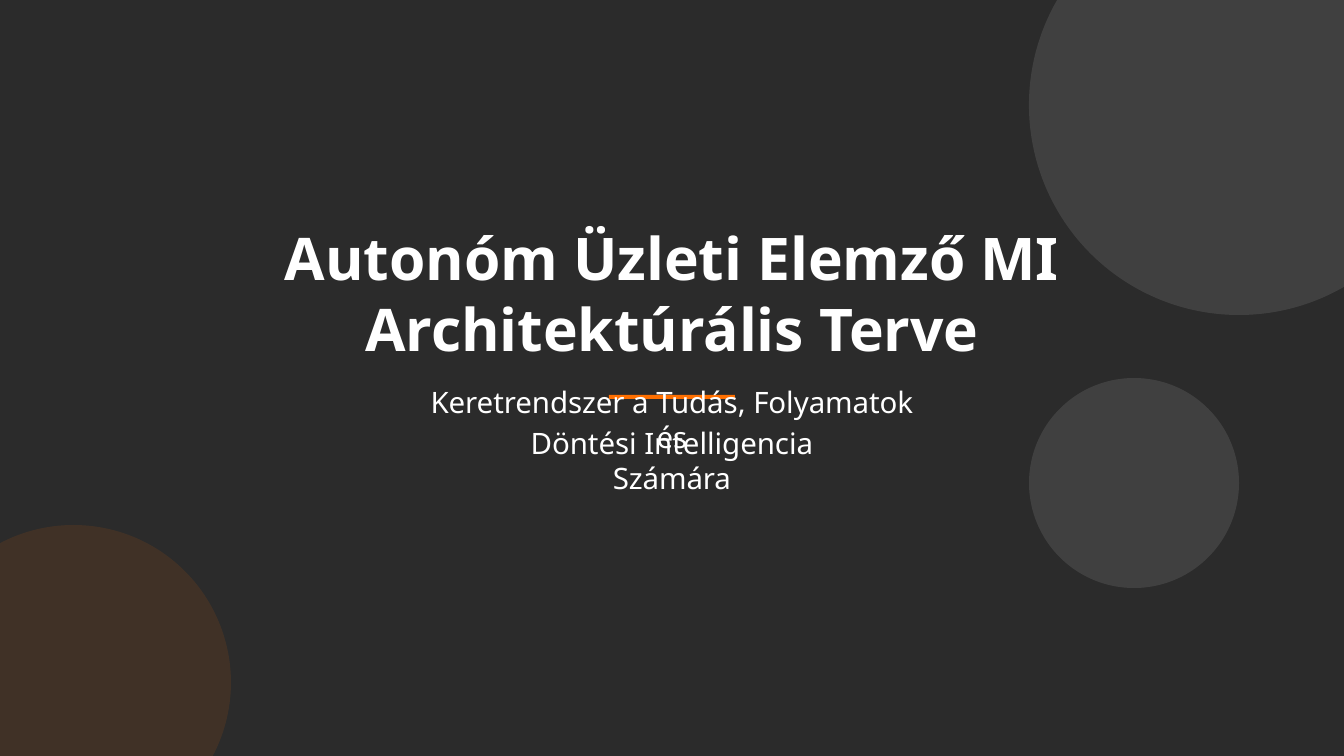
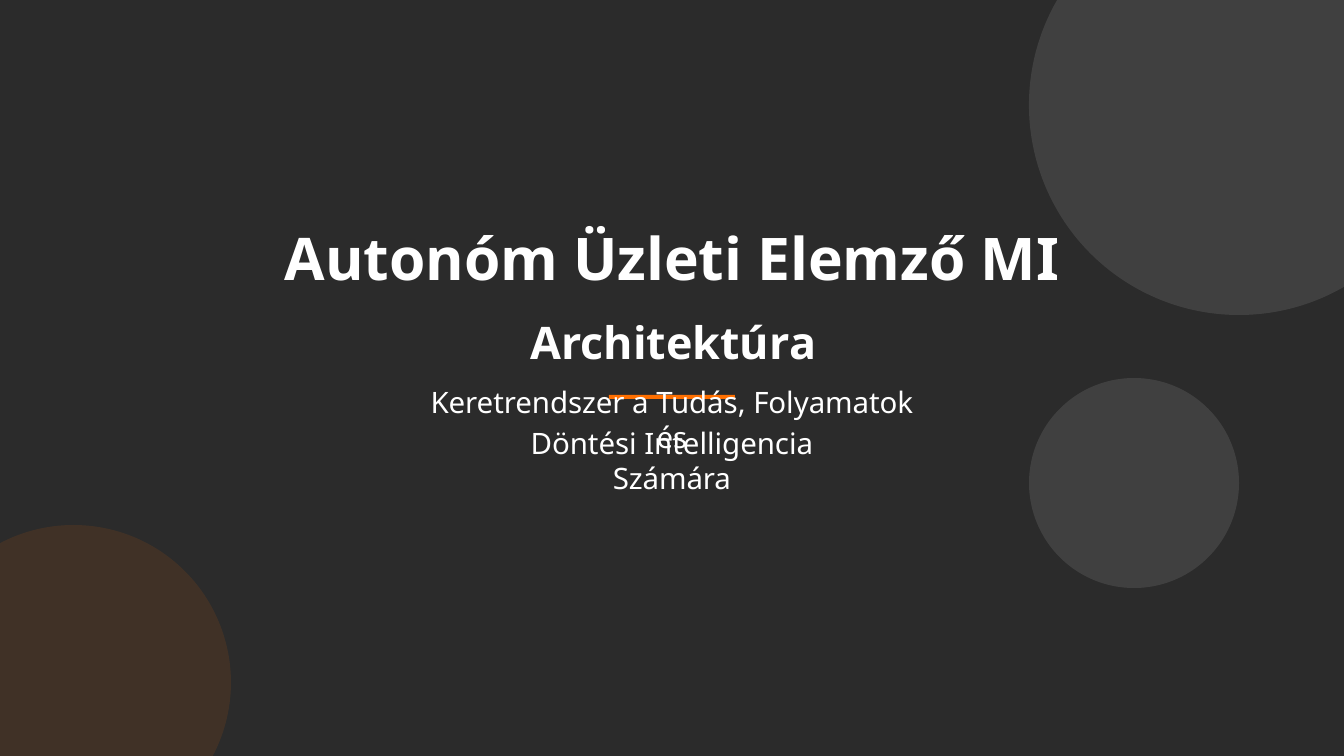
Before and after one commit to markbunyevacz/ba-ai-demo, a slide deck: slide 1 of docs/Autonóm_Üzleti_Elemző_MI_Architektúrális_Terve_3.1.pptx. Drawn at 1344x756 pixels with LibreOffice and Linux fonts; fonts in the diff are those of the drawing; background and template pictures are left out; a plain dark background stands for a picture behind light text. Boxes give left, top, right and bottom in pixels: in the first picture for what was removed or moved away, otherwise in the second. Text is boxed around its words. In the diff, an @@ line names an element or a change of style, - is before the commit and + after.

```diff
--- a/docs/Autonóm_Üzleti_Elemző_MI_Architektúrális_Terve_3.1.pptx
+++ b/docs/Autonóm_Üzleti_Elemző_MI_Architektúrális_Terve_3.1.pptx
@@ text at [530, 324, 816, 360]: text changed; size 31.5 to 24 pt @@
-Architektúrális Terve
+Architektúra
```
Also in this commit, not shown: 2 other slides changed, 6 other files.
